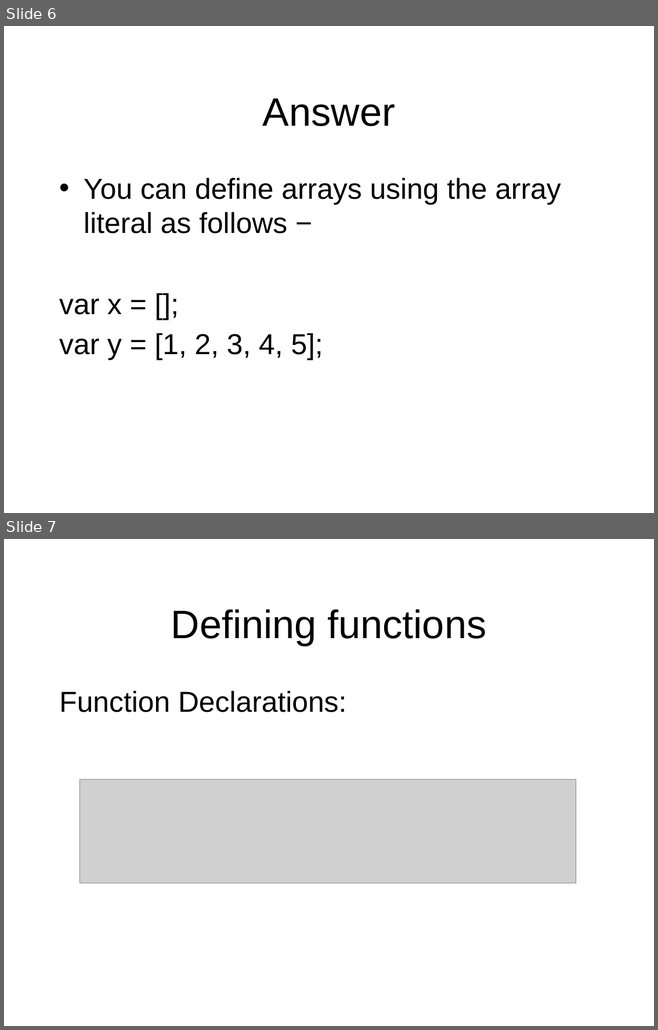
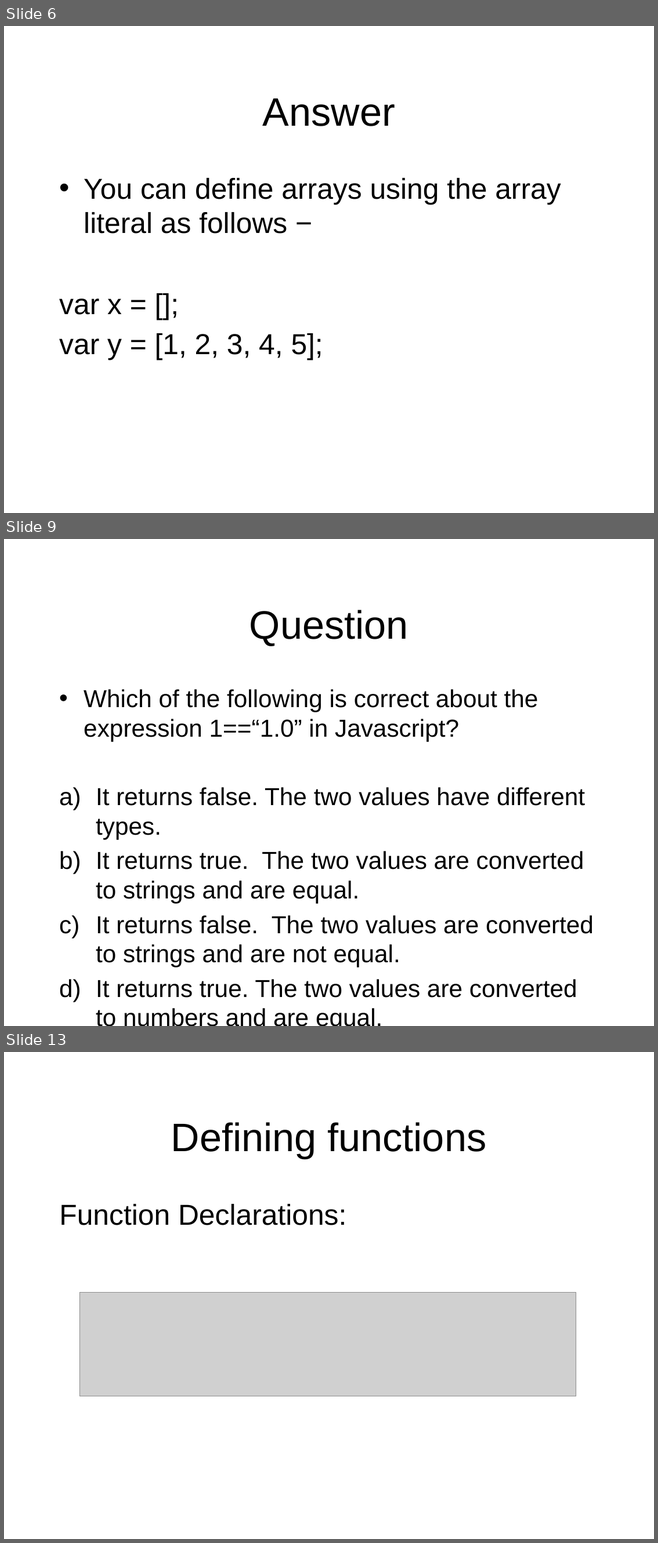
Before and after one commit to octaviordz/zjnu2017.github.io, a slide deck: WAD/lectures/110--Javascript.Forms.pptx. Shown one above the other, each under a label of ours: slides 6 and 7 before the commit, slides 6, 9 and 13 after it; the slides between them are not shown. The pictures are 658x1030 and 658x1543 pixels, drawn with LibreOffice and Linux fonts; fonts in the diff are those of the drawing; grey boxes stand for pictures. Boxes give left, top, right and bottom in pixels: in the first picture for what was removed or moved away, otherwise in the second. Text is boxed around its words. In the diff, an @@ line names an element or a change of style, - is before the commit and + after.

Commit message:
Javascript.

```diff
--- a/WAD/lectures/110--Javascript.Forms.pptx
+++ b/WAD/lectures/110--Javascript.Forms.pptx
@@ slide 9 added at bbox=[4, 539, 654, 1026], background #FFFFFF @@
@@ title added at bbox=[249, 610, 408, 646], 44 pt, text #000000 @@
+Question
@@ text added at bbox=[83, 689, 593, 998], 27.2 pt, text #000000 @@
+• Which of the following is correct about the expression 1==“1.0” in Javascript?
+a) It returns false. The two values have different types.
+b) It returns true. The two values are converted to strings and are equal.
+c) It returns false. The two values are converted to strings and are not equal.
+d) It returns true. The two values are converted to numbers and are equal.
@@ what was slide 7 is now slide 13 @@
```
Also in this commit, not shown: 2 slides changed, 5 other slides added, 1 other file.
